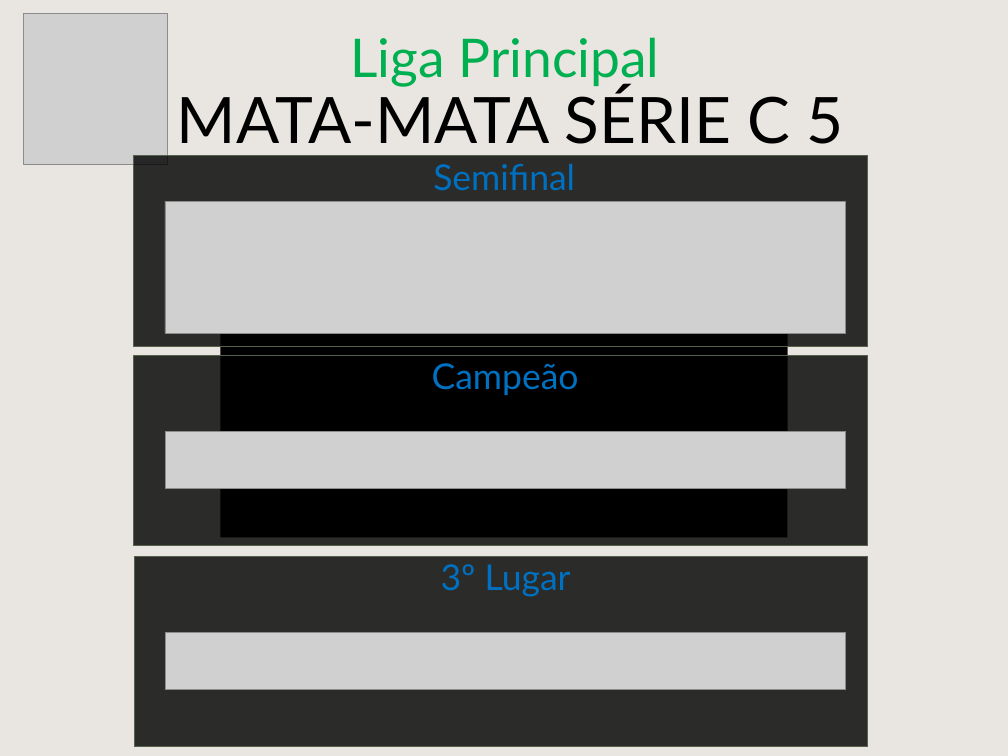
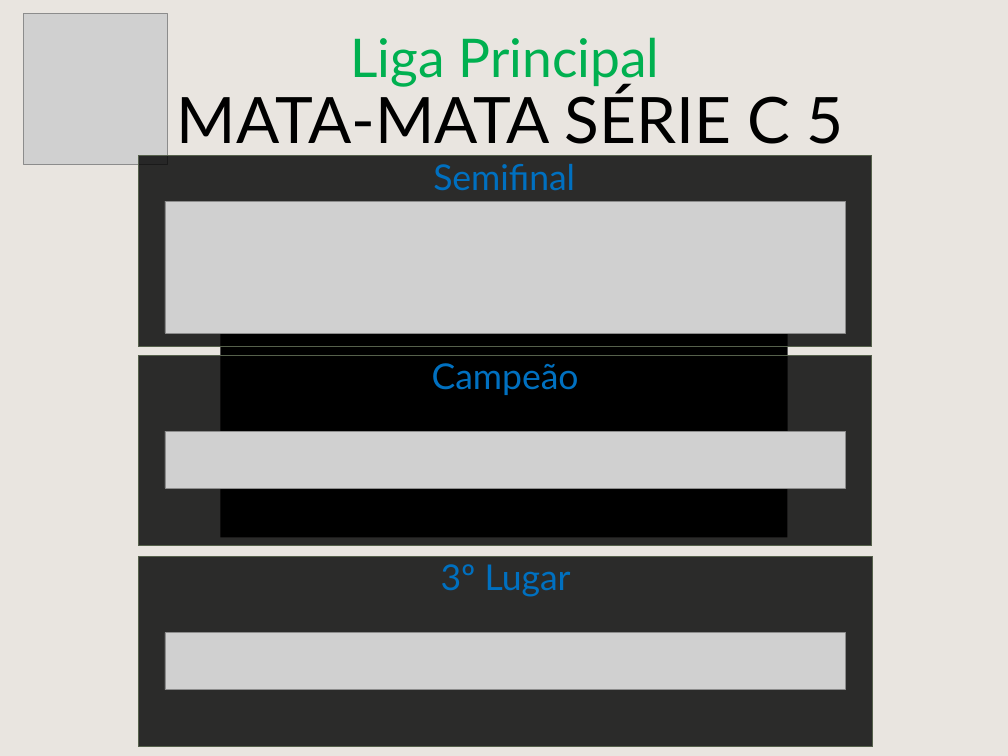
Before and after one commit to cknakayama/automacao_ligaroletarussa2021, a slide deck: slide 16 of MataMataPlanilha.pptx. Drawn at 1008x756 pixels with LibreOffice and Linux fonts; fonts in the diff are those of the drawing; grey boxes stand for pictures; background and template pictures are left out. Boxes give left, top, right and bottom in pixels: in the first picture for what was removed or moved away, otherwise in the second. Text is boxed around its words. In the diff, an @@ line names an element or a change of style, - is before the commit and + after.

```diff
--- a/MataMataPlanilha.pptx
+++ b/MataMataPlanilha.pptx
@@ 3 rectangles: place and size @@
-3 rectangles at bbox=[134, 156, 868, 746]
+3 rectangles at bbox=[138, 156, 872, 746]
```
Also in this commit, not shown: 3 other slides changed, 3 other files.
